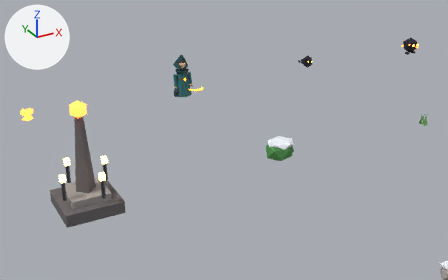
What one commit did to the glTF model site/assets/kit.glb.
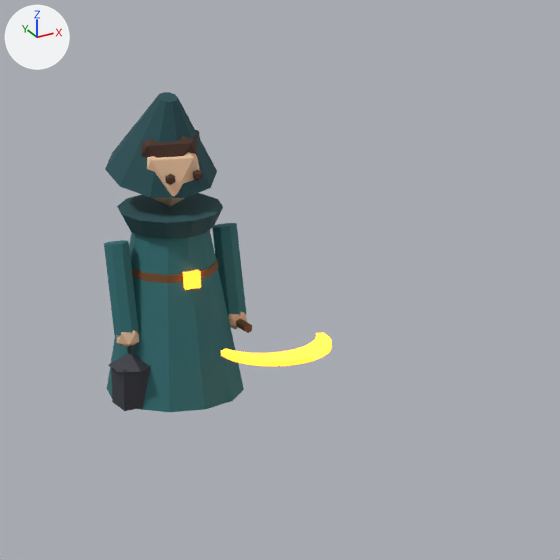
Each version appears first from a 50 mm lens placed at (16.63, 7.38, 9.55), pointed at (28.99, 29.85, -1.69), and next in a close-up on the part from 36% to 52% of the width and 15% to 42% of the height. Lighting does not change. The marker at upper left points along +X, +Y and +Z. The last two pictures show the newer version. Where no turn or scale is listed for an object, it has been applied to the vertices.

In view in the first close-up: 'ArmL', 'ArmR', 'Cloak', 'Collar', 'Hair', 'Head', 'Hood.001', 'HotMetal_Crescent', 'LanCage' and 9 more.
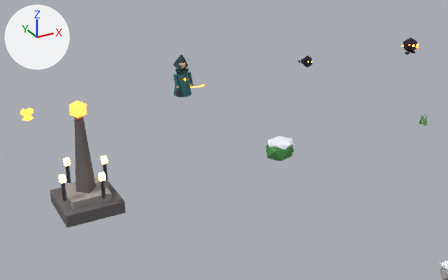
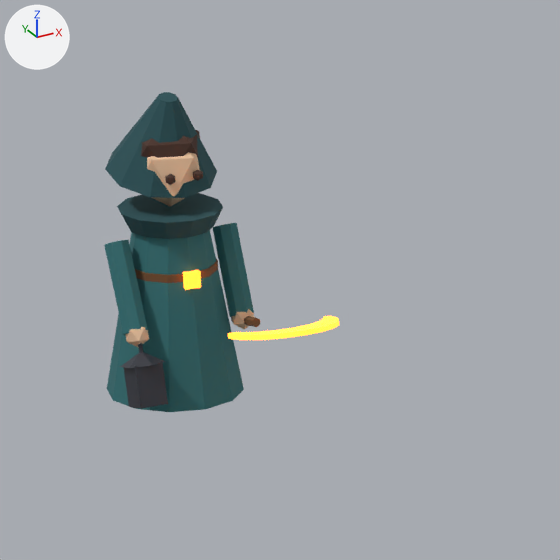
ob_p_body is not drawn itself; it is the parent of ob_belt, ob_boot1, ob_boot_1, ob_buckle, ob_cloak, ob_collar, ob_p_arml, ob_p_armr.
ob_p_arml is not drawn itself; it is the parent of ob_arml, ob_handl, ob_p_lantern.
ob_p_armr is not drawn itself; it is the parent of ob_armr, ob_handr, ob_p_blade.

The change, as a list of edits to the scene's bpy script:
```text
Change ob_p_body:
    ob_p_body.location: (0.0, 0.0, 0.0) -> (0.0, 0.0, 0.000101)
Change ob_p_arml:
    ob_p_arml.rotation_euler: (0.0, 0.0, 0.0) -> (-0.249, 0.0, 0.0)  # degrees (0, 0, 0) -> degrees (-14, 0, 0)
Change ob_p_armr:
    ob_p_armr.rotation_euler: (0.0, 0.0, 0.0) -> (-0.201, 0.0, 0.0)  # degrees (0, 0, 0) -> degrees (-12, 0, 0)
```

Pixel boxes [x1, y1, x2, y2] of what changed, in the close-ups (560 x 560 px):
'Cloak', moved: [107, 230, 244, 412] in both
'Hood.001', moved: [105, 92, 217, 198] in both
'Collar', moved: [117, 193, 223, 239] in both
'HotMetal_Crescent', moved, turned: before [221, 333, 332, 366]; after [228, 316, 339, 340]
'ArmL', moved, turned: before [104, 240, 139, 335]; after [104, 240, 148, 335]
'ArmR', moved, turned: before [212, 223, 246, 316]; after [213, 223, 254, 317]
'LanCage', moved, turned: before [111, 361, 151, 411]; after [124, 361, 168, 409]
'Head', moved: [147, 152, 200, 207] in both
'Hair', moved: [141, 130, 200, 158] in both
'LanCap', moved, turned: before [108, 354, 150, 372]; after [120, 352, 166, 368]
'Belt', moved: before [132, 259, 218, 283]; after [135, 259, 218, 283]
'HandL', moved, turned: before [116, 330, 140, 348]; after [125, 327, 149, 347]
'Buckle', moved: [183, 270, 201, 290] in both
'HandR', moved, turned: before [228, 312, 247, 329]; after [232, 309, 254, 330]
'Hilt', moved, turned: before [236, 319, 252, 333]; after [231, 316, 260, 327]
'Eye1', moved: [193, 170, 203, 181] in both
'Eye-1', moved: [165, 174, 176, 185] in both
'LanHook', moved, turned (mostly hidden): before [128, 345, 133, 355]; after [138, 343, 144, 353]
